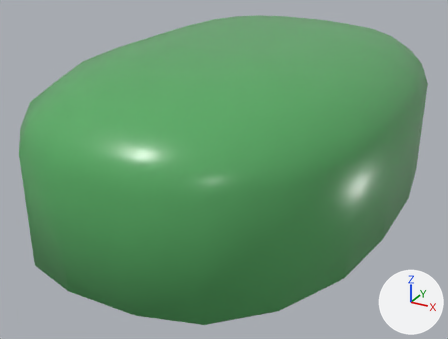
What one commit did to the FBX model Assets/2.Models/chaebin/team mouse/team mouse.fbx.
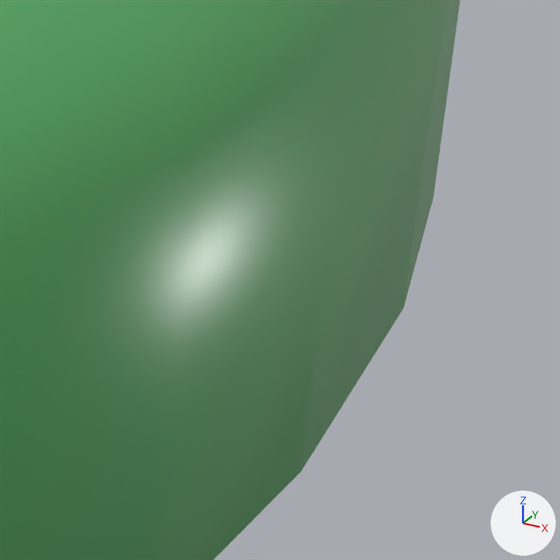
The first picture shows the older version from a 50 mm camera at (0.22, -0.441, 0.235) aimed at (-0.009, -0.025, 0.027). The close-ups show both versions on the part from 68% to 100% of the width and 36% to 77% of the height of that picture. Lighting does not change. The marker at lower right points along +X, +Y and +Z. Where no turn or scale is listed for an object, it has been applied to the vertices.

Objects in the first close-up: 'mouse'.
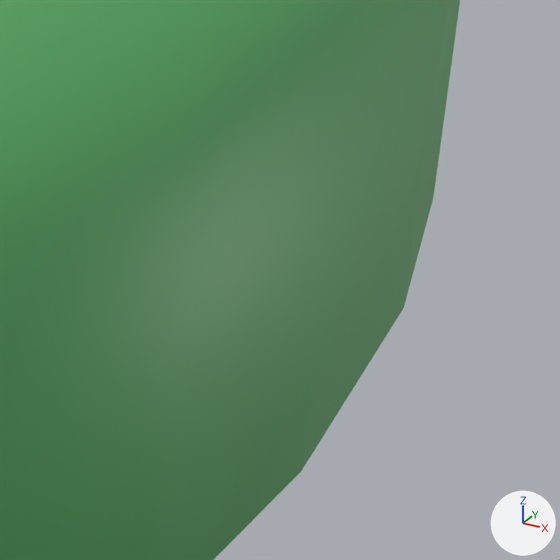
Edits to the scene script, one JSON object a line:
```json
{"op": "add", "block": "img_team_2_4_albedotransparency_png", "code": ["img_team_2_4_albedotransparency_png = load_image('team 2_4_AlbedoTransparency.png', '_unpacked/team_2_4_AlbedoTransparency.png', 2048, 2048, 'sRGB')"]}
{"op": "add", "block": "img_team_2_4_metallicsmoothness_png", "code": ["img_team_2_4_metallicsmoothness_png = load_image('team 2_4_MetallicSmoothness.png', '_unpacked/team_2_4_MetallicSmoothness.png', 2048, 2048, 'Non-Color')"]}
{"block": "mat_4", "change": "nodes: BsdfPrincipled, NormalMap, OutputMaterial, TexImage x4"}
{"block": "mat_4", "change": "uses the picture img_team_2_4_basecolor_png"}
{"block": "mat_4", "change": "uses the picture img_team_2_4_metallic_png"}
{"block": "mat_4", "change": "nodes: BsdfPrincipled, NormalMap, OutputMaterial, TexImage x3"}
{"block": "mat_4", "change": "uses the picture img_team_2_4_albedotransparency_png"}
{"block": "mat_4", "change": "uses the picture img_team_2_4_metallicsmoothness_png"}
{"block": "mat_4", "change": "uses the picture img_team_2_4_roughness_png"}
```

What differs and where, as boxes (x1, y1, x2, y2) in the close-ups (560 x 560 px):
```json
{"object": "mouse", "change": "surface changed", "before": [126, 0, 459, 349], "after": [126, 0, 459, 349]}
```
